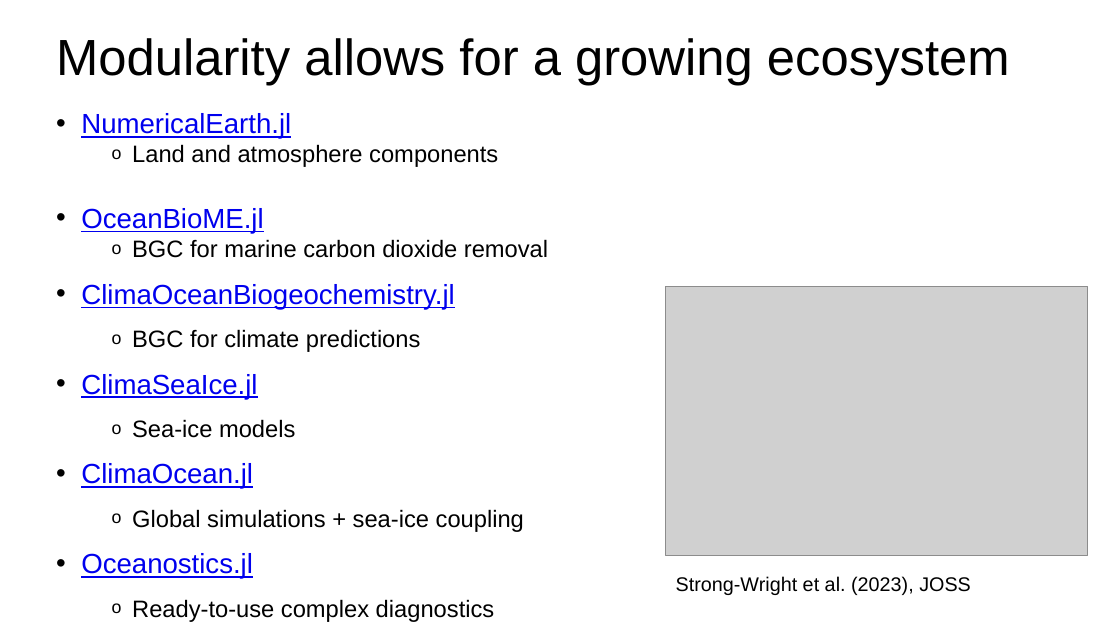
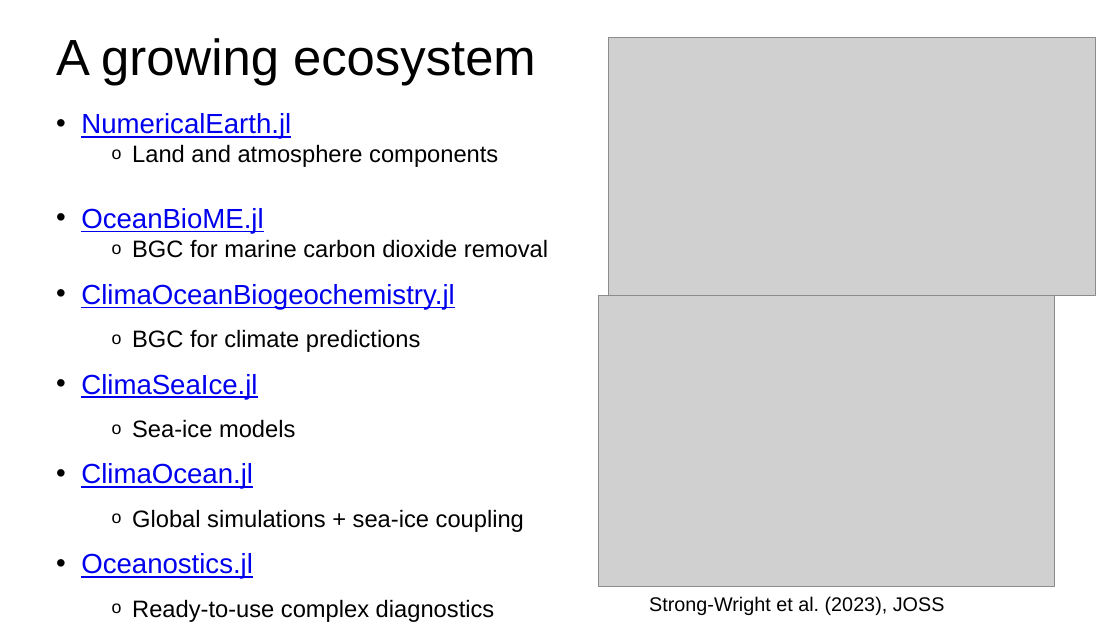
Before and after one commit to tomchor/oceananigans_tutorial_20260618, a slide deck: slide 3 of intro_Oceananigans_cicese_2026.odp (slide 4 before the commit). Drawn at 1120x630 pixels with LibreOffice and Linux fonts; fonts in the diff are those of the drawing; grey boxes stand for pictures. Boxes give left, top, right and bottom in pixels: in the first picture for what was removed or moved away, otherwise in the second. Text is boxed around its words. In the diff, an @@ line names an element or a change of style, - is before the commit and + after.

Commit message:
update presentation

```diff
--- a/intro_Oceananigans_cicese_2026.odp
+++ b/intro_Oceananigans_cicese_2026.odp
@@ title at bbox=[56, 38, 536, 86]: text changed @@
-Modularity allows for a growing ecosystem
+A growing ecosystem
@@ picture added at bbox=[609, 38, 1096, 296] @@
@@ picture: place and size @@
-picture at bbox=[666, 287, 1087, 556]
+picture at bbox=[600, 296, 1056, 586]
@@ text "Strong-Wright et al. (2023), JOSS": place and size @@
-text "Strong-Wright et al. (2023), JOSS" at bbox=[676, 576, 971, 595]
+text "Strong-Wright et al. (2023), JOSS" at bbox=[649, 596, 945, 615]
```
Also in this commit, not shown: 3 other slides changed, 1 slide added, 2 slides removed.
